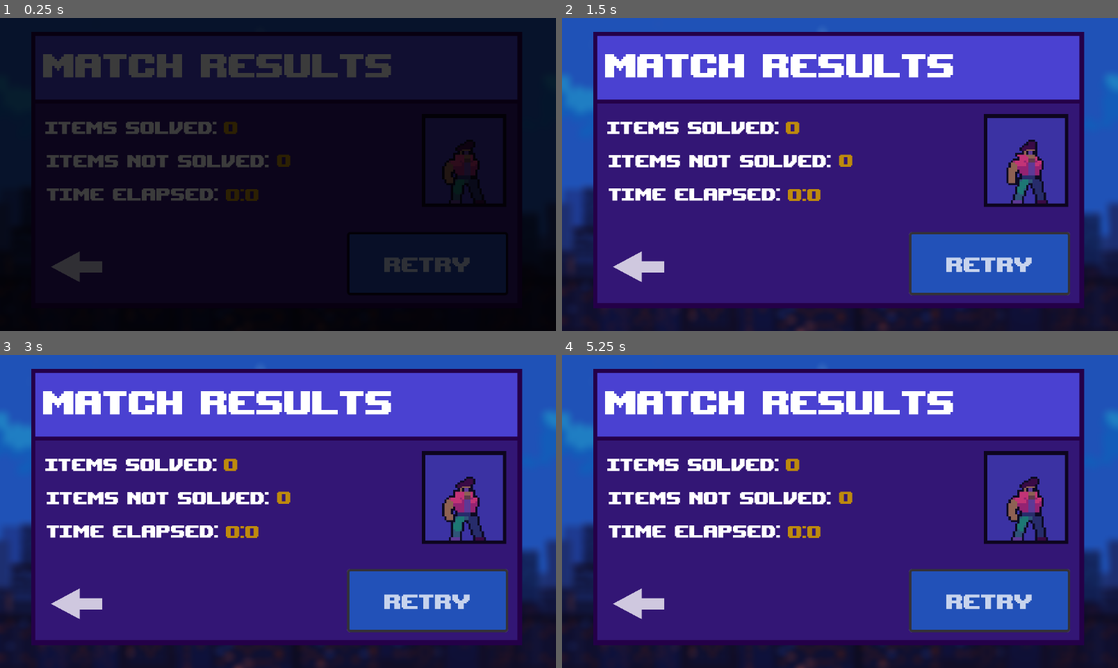
Above: before the commit, frames 1-4 (two rows, left to right).
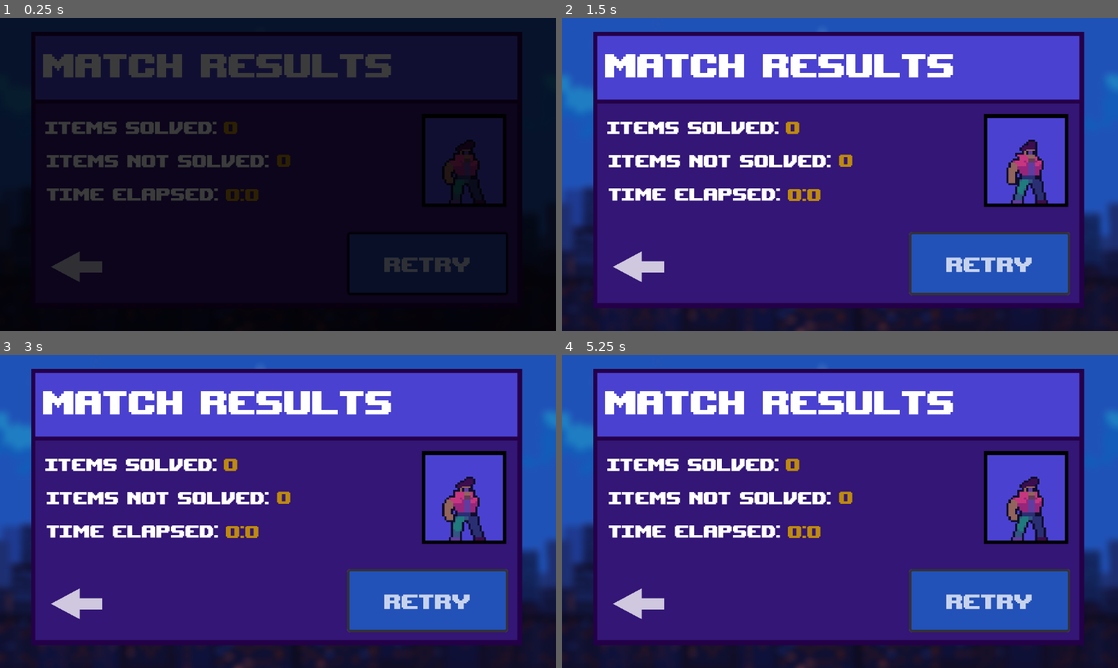
Above: after the commit, the same moments.

Repository: VinceAL-9/Mathfight
Game: Godot game, scene res://scenes/Whole game/Choose mode/campaign/Core gameplay/Match Result/match_results.tscn
Same seed, same stepped clock (60 frames per second), same inputs: the game is played once before the commit and once after it. This scene is started directly instead of the project's main scene. Sound files missing from this copy of the repository are replaced by a short silence.
Inputs (mouse positions are in pixels of both pictures, inside the frame that each line leads up to):
- Up to frame 1 (0.25 s): no input
- Up to frame 2 (1.5 s): click (639, 265) at 0.5 s; click "Retry" at 1.25 s
- Up to frame 3 (3 s): click "Retry" at 2 s; click "Retry" at 2.75 s
- Up to frame 4 (5.25 s): tap Enter at 3.5 s

The runs differ from the first frame. In frame 2, 3.5% of the frame differs, in the area x 75-91%, y 30-61%; in frame 3, 3.4%; in frame 4, 3.5%.

Commit message:
Match results comments and some adjustments
Fixed sprite container outline disappearing with button, and music with match results retry and continue button.

Diff:
--- a/scenes/Whole game/Choose mode/campaign/Core gameplay/Match Result/match_results.tscn
+++ b/scenes/Whole game/Choose mode/campaign/Core gameplay/Match Result/match_results.tscn
@@ -295,6 +295,28 @@
 texture_hover = ExtResource("5_wpmmi")
 texture_focused = ExtResource("5_wpmmi")
 
+[node name="ColorRect5" type="ColorRect" parent="CanvasLayer"]
+offset_left = 874.0
+offset_top = 199.0
+offset_right = 1049.0
+offset_bottom = 391.0
+color = Color(0, 0, 0, 1)
+
+[node name="ColorRect5" type="ColorRect" parent="CanvasLayer/ColorRect5"]
+layout_mode = 1
+anchors_preset = 8
+anchor_left = 0.5
+anchor_top = 0.5
+anchor_right = 0.5
+anchor_bottom = 0.5
+offset_left = -80.5
+offset_top = -88.5
+offset_right = 80.5
+offset_bottom = 88.5
+grow_horizontal = 2
+grow_vertical = 2
+color = Color(0.294118, 0.254902, 0.819608, 1)
+
 [node name="ContinueButton" type="Button" parent="CanvasLayer"]
 modulate = Color(1, 1, 1, 0.745098)
 offset_left = 719.0
@@ -314,29 +336,6 @@
 theme_override_styles/normal = SubResource("StyleBoxFlat_abhoq")
 text = "Continue"
 
-[node name="ColorRect5" type="ColorRect" parent="CanvasLayer/ContinueButton"]
-layout_mode = 0
-offset_left = 155.0
-offset_top = -244.0
-offset_right = 330.0
-offset_bottom = -52.0
-color = Color(0, 0, 0, 1)
-
-[node name="ColorRect5" type="ColorRect" parent="CanvasLayer/ContinueButton/ColorRect5"]
-layout_mode = 1
-anchors_preset = 8
-anchor_left = 0.5
-anchor_top = 0.5
-anchor_right = 0.5
-anchor_bottom = 0.5
-offset_left = -80.5
-offset_top = -88.5
-offset_right = 80.5
-offset_bottom = 88.5
-grow_horizontal = 2
-grow_vertical = 2
-color = Color(0.294118, 0.254902, 0.819608, 1)
-
 [node name="AnimatedSprite2D" type="AnimatedSprite2D" parent="CanvasLayer"]
 process_mode = 3
 modulate = Color(1, 1, 1, 0.792157)
--- a/scripts/Whole game/Choose mode/campaign/Core gameplay/Match Result/match_results.gd
+++ b/scripts/Whole game/Choose mode/campaign/Core gameplay/Match Result/match_results.gd
@@ -10,26 +10,28 @@
 func _ready():
 	transition.play("fade_in")
 	animated_sprite_2d.play("idle")
+	# statistics of the match results gotten from the level data global script
 	time_elapsed.bbcode_text = str(fmod(Leveldata.time_elapsed, 3600) / 60).pad_decimals(0)  + ":" + str(fmod(Leveldata.time_elapsed, 60)).pad_decimals(0)
 	items_solved.bbcode_text = Leveldata.items_solved
 	items_not_solved.bbcode_text = Leveldata.items_not_solved
+	# resets the data in the level data global script
 	Leveldata.time_elapsed = 0.0
 	Leveldata.items_solved = 0
 	Leveldata.items_not_solved = 0
-	if Leveldata.level == 3:
+	if Leveldata.level == 3 and Leveldata.player_win: # if level is level 3 and has won, disable button
 		button_play.visible = false
-	if !Leveldata.player_win:
+	if !Leveldata.player_win: # if player loses, the button text is retry instead of continue
 		button_play.text = "Retry"
 
 
-func _on_back_button_pressed() -> void:
+func _on_back_button_pressed() -> void: # back to main menu button
 	Music.play_menu_music()
 
-	if Leveldata.player_win:
-		if Leveldata.level == 1:
-			if 2 not in Gamestate.unlocked_levels:
-				Gamestate.unlocked_levels.append(2)
-			Functions.load_screen_to_scene("res://scenes/Whole game/main_menu.tscn")
+	if Leveldata.player_win: # checks if player has won
+		if Leveldata.level == 1: # checks what level
+			if 2 not in Gamestate.unlocked_levels: # checks if next level is in the levels unlocked
+				Gamestate.unlocked_levels.append(2) # adds the level to the levels unlocked
+			Functions.load_screen_to_scene("res://scenes/Whole game/main_menu.tscn") # back to main menu
 		elif Leveldata.level == 2:
 				if 3 not in Gamestate.unlocked_levels:
 					Gamestate.unlocked_levels.append(3)
@@ -40,16 +42,17 @@
 		Leveldata.level = 0
 		Functions.load_screen_to_scene("res://scenes/Whole game/main_menu.tscn")
 
-func _on_continue_button_pressed() -> void:
-	Music.play_pregame()
+func _on_continue_button_pressed() -> void: # continue
 
-	if Leveldata.player_win:
-		if Leveldata.level == 1:
-			if 2 not in Gamestate.unlocked_levels:
-				Gamestate.unlocked_levels.append(2)
-			Gamestate.selected_level = 2
-			Functions.load_screen_to_scene("res://scenes/Whole game/Choose mode/campaign/levels/Pre-game2.tscn")
-			Leveldata.level = 2
+
+	if Leveldata.player_win: # checks if player has won
+		Music.play_pregame()
+		if Leveldata.level == 1: # checks what level
+			if 2 not in Gamestate.unlocked_levels: # checks if next level is in the levels unlocked
+				Gamestate.unlocked_levels.append(2) # adds the level to the levels unlocked
+			Gamestate.selected_level = 2 # changes selected level
+			Functions.load_screen_to_scene("res://scenes/Whole game/Choose mode/campaign/levels/Pre-game2.tscn") # changes scene to pregame 2
+			Leveldata.level = 2 # sets level in level data to 2
 
 		elif Leveldata.level == 2:
 			if 3 not in Gamestate.unlocked_levels:
@@ -60,8 +63,13 @@
 
 		elif Leveldata.level == 3:
 			Functions.load_screen_to_scene("res://scenes/Whole game/main_menu.tscn")
-	else:
+	else: # for retry
 		if Leveldata.level == 1:
+			Music.play_level_1()
 			Functions.load_screen_to_scene("res://scenes/Whole game/Choose mode/campaign/levels/level_1.tscn")
 		elif Leveldata.level == 2:
+			Music.play_level_2()
 			Functions.load_screen_to_scene("res://scenes/Whole game/Choose mode/campaign/levels/level_2.tscn")
+		elif Leveldata.level == 3:
+			Music.play_level_3()
+			Functions.load_screen_to_scene("res://scenes/Whole game/Choose mode/campaign/levels/level_3.tscn")
